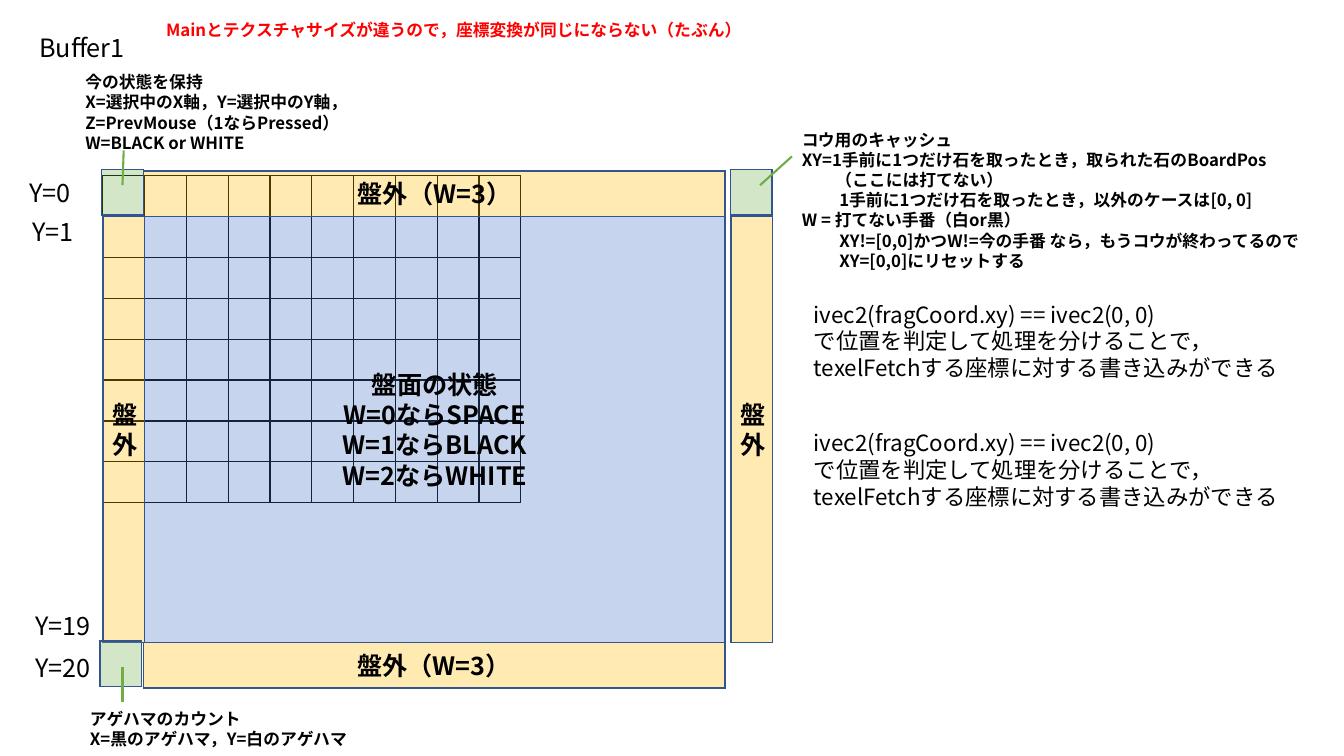
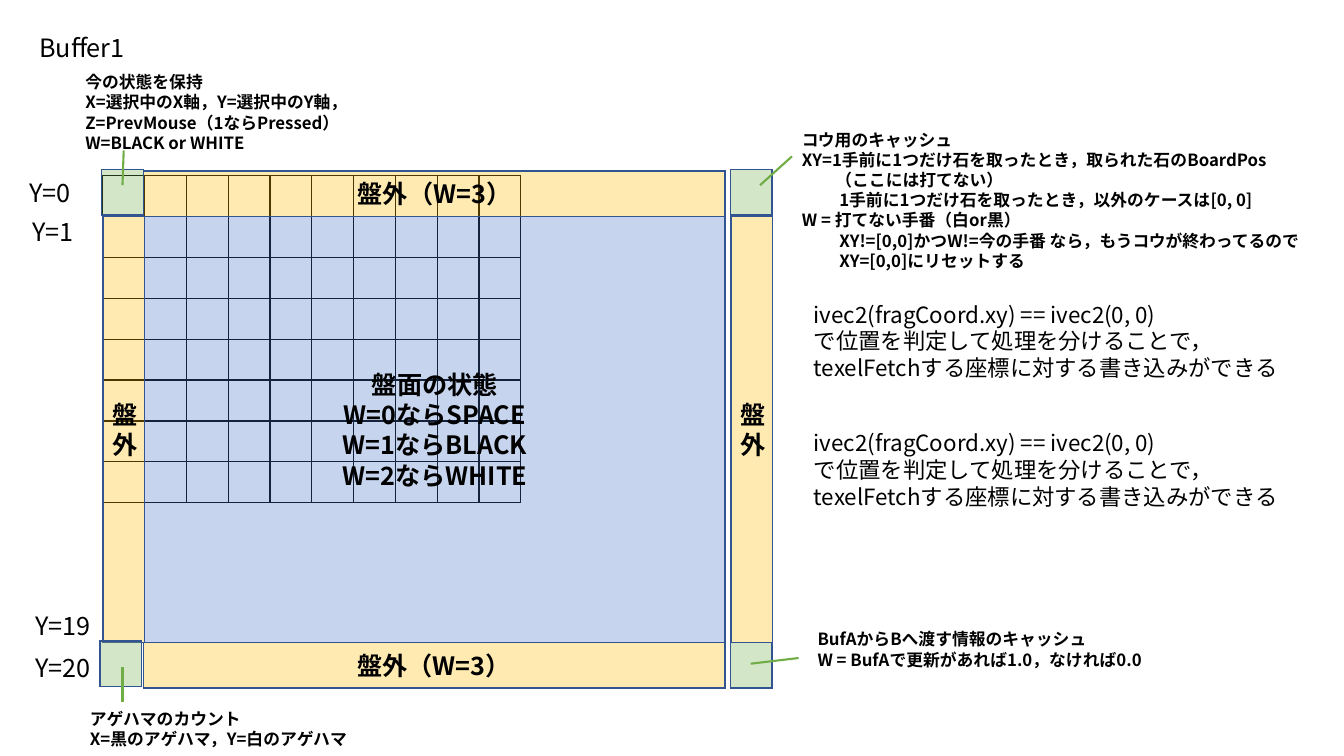
Before and after one commit to mu-777/igo_in_shadertoy, a slide deck: slide 3 of memo.pptx. Drawn at 1344x756 pixels with LibreOffice and Linux fonts; fonts in the diff are those of the drawing. Boxes give left, top, right and bottom in pixels: in the first picture for what was removed or moved away, otherwise in the second. Text is boxed around its words. In the diff, an @@ line names an element or a change of style, - is before the commit and + after.

```diff
--- a/memo.pptx
+++ b/memo.pptx
@@ text removed at (166,21,741,38) @@
-Mainとテクスチャサイズが違うので，座標変換が同じにならない（たぶん）
@@ rectangle added at (731,643,772,689), fill #70AD47 at 30% opacity, outline #325491 1 pt @@
@@ line added from (751, 663) to (799, 658), #70AD47 1.5 pt @@
@@ text added at (818,630,1141,668), 12 pt, text #000000, bold @@
+BufAからBへ渡す情報のキャッシュ
+W = BufAで更新があれば1.0，なければ0.0
```
Also in this commit, not shown: 1 other slide changed, 4 other files.
